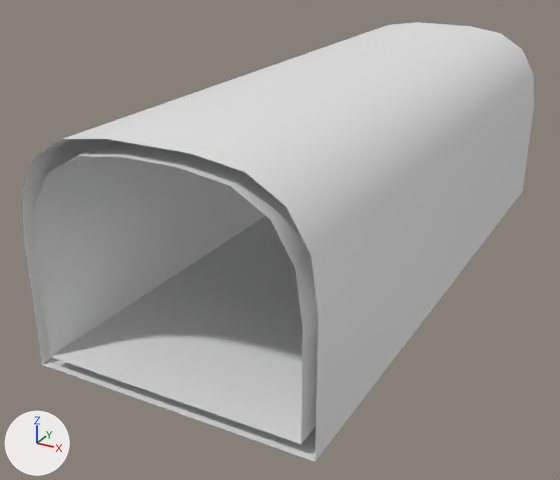
The FBX model Assets/Resources/Asset/Mesh/GlassBridge_01.FBX as it was, and as the next commit left it.
One viewpoint serves both versions: a 50 mm lens placed at (20.2, -25.1, 22.3), pointed at (-2.6, 16.4, 1.5). Lighting does not change. The marker at lower left points along +X, +Y and +Z.

Names of what the first picture shows: 'GlassBridge_01'.
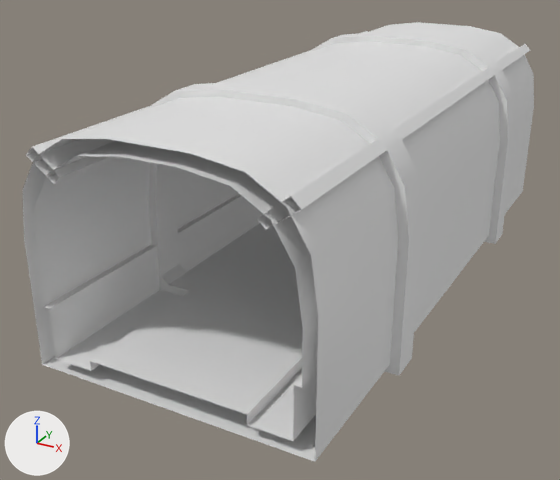
Pixel boxes (x1, y1, x2, y2) of what changed, in the pictures (560 x 480 px):
part 1 of me_mesh, added
    after: (26, 31, 530, 376)
part 2 of me_mesh, built on
    both: (42, 194, 317, 462)

Patch to the scene script:
```diff
--- a/Assets/Resources/Asset/Mesh/GlassBridge_01.FBX.py
+++ b/Assets/Resources/Asset/Mesh/GlassBridge_01.FBX.py
@@ me_mesh @@
 # used by ob_glassbridge_01; location = (0.0, 0.0, 0.0)
-me_mesh.from_pydata(...)  # 160 vertices, 128 faces; spans x -8.2..8.2, y 0.0..40.0, z -0.7..12.7
+me_mesh.from_pydata(...)  # 371 vertices, 336 faces; spans x -8.8..8.8, y 0.0..40.1, z -1.3..13.1
+# me_mesh part 1: a new loose piece of 176 vertices spanning x -8.8..8.8, y 0.1..40.1, z -1.3..13.1
+# me_mesh part 2
+# 20 vertices are removed from x -7.5..7.5, y 0.0..40.0, z -0.7..0.0
+# 32 faces are deleted
+# 10 new vertices lie (0.0, 0.0, 0.6) away from vertices in x -4.7..4.7, y 0.0..40.0, z 0.0
+# 5 new vertices lie (-2.4, 0.0, 0.0) away from vertices in x -4.7, y 0.0..40.0, z 0.0
+# 5 new vertices lie (0.4, 0.0, 0.0) away from vertices in x -7.5, y 0.0..40.0, z 3.0
+# 5 new vertices lie (0.6, 0.0, 0.0) away from vertices in x -4.7, y 0.0..40.0, z 0.6
+# 5 new vertices lie (0.6, 0.0, 0.0) away from vertices in x -4.1, y 0.0..40.0, z 0.6
+# 5 new vertices lie (3.5, 0.0, 0.0) away from vertices in x -3.5, y 0.0..40.0, z 0.6
+# 5 new vertices lie (-0.6, 0.0, 0.0) away from vertices in x 4.7, y 0.0..40.0, z 0.6
+# 5 new vertices lie (3.5, 0.0, 0.0) away from vertices in x 0.0, y 0.0..40.0, z 0.6
+# 5 new vertices lie (2.4, 0.0, 0.0) away from vertices in x 4.7, y 0.0..40.0, z 0.0
+# 5 new vertices lie (-0.4, 0.0, 0.0) away from vertices in x 7.5, y 0.0..40.0, z 3.0
+# 60 new faces join them
```
